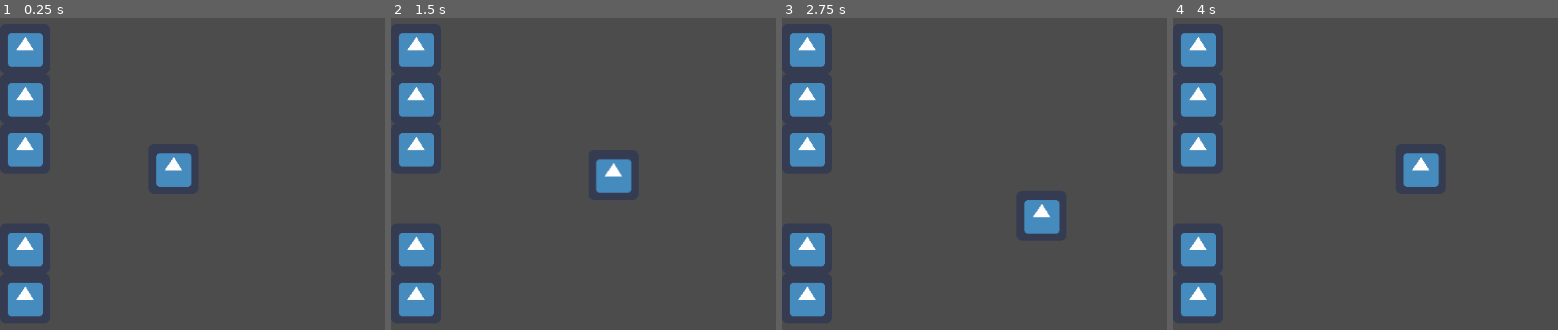
Above: before the commit, frames 1-4 (left to right).
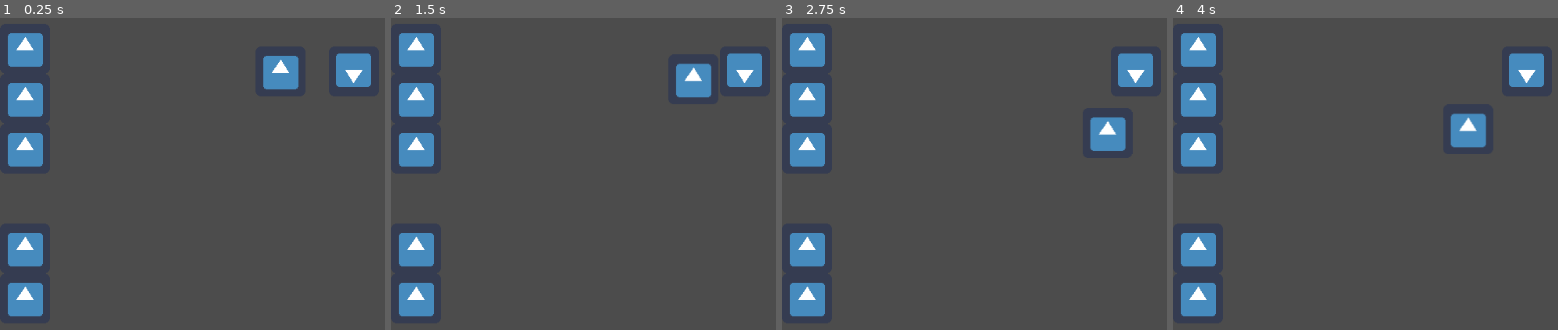
Above: after the commit, the same moments.

Repository: Baidadan67/Save-Wandering-Cats-Meow
Game: Godot game, scene res://Scene/Outside/OutsideRoom.tscn
The game is run twice, just before and just after one commit, with the same random seed, the same clock (stepped at 60 frames per second) and the same inputs. The engine's default icon, where the game draws it, is replaced by a stand-in: a white triangle on a blue panel in a dark square.
Inputs:
- Up to frame 1 (0.25 s): no input
- Up to frame 2 (1.5 s): tap Enter (ui_accept) at 0.5, 1.35 s; hold Right (ui_right) 0.53-1.28 s; hold Enter (ui_accept) 0.53-1.28 s; hold Down (ui_down) from 1.28 s (still down)
- Up to frame 3 (2.75 s): tap Enter (ui_accept) at 1.52, 1.82 s; release Down (ui_down) at 2.03 s; hold Right (ui_right) from 2.03 s (still down); hold Enter (ui_accept) from 2.03 s (still down)
- Up to frame 4 (4 s): release Right (ui_right) at 2.78 s; release Enter (ui_accept) at 2.78 s; hold Up (ui_up) 2.78-3.53 s; tap Enter (ui_accept) at 2.85, 3.02, 3.32 s; hold Left (ui_left) from 3.53 s (still down); hold Enter (ui_accept) from 3.53 s (still down)

The runs differ from the first frame. In frame 1, 3.0% of the frame differs, in the area x 40-97%, y 11-55%; in frame 2, 3.0%, in the area x 53-97%, y 11-57%; in frame 3, 3.0%; in frame 4, 3.0%.

Commit message:
Edit cat and player

Diff:
--- a/project/Scene/Outside/Cat.tscn
+++ /dev/null
@@ -1,32 +0,0 @@
-[gd_scene load_steps=6 format=2]
-
-[ext_resource path="res://Script/Cat.gd" type="Script" id=1]
-[ext_resource path="res://Sprite/icon.png" type="Texture" id=2]
-[ext_resource path="res://Scene/Outside/wanderController.gd" type="Script" id=3]
-
-[sub_resource type="CapsuleShape2D" id=1]
-radius = 38.0
-height = 28.0
-
-[sub_resource type="CapsuleShape2D" id=2]
-radius = 51.0
-height = 40.0
-
-[node name="Cat" type="Node2D"]
-script = ExtResource( 1 )
-
-[node name="CatOutdoor" type="KinematicBody2D" parent="."]
-
-[node name="Sprite" type="Sprite" parent="CatOutdoor"]
-texture = ExtResource( 2 )
-
-[node name="CollisionShape2D" type="CollisionShape2D" parent="CatOutdoor"]
-shape = SubResource( 1 )
-
-[node name="CatchArea" type="Area2D" parent="CatOutdoor"]
-
-[node name="CollisionShape2D" type="CollisionShape2D" parent="CatOutdoor/CatchArea"]
-shape = SubResource( 2 )
-
-[node name="wanderController" type="Node2D" parent="CatOutdoor"]
-script = ExtResource( 3 )
--- /dev/null
+++ b/project/Scene/Outside/CatOutdoor.tscn
@@ -0,0 +1,31 @@
+[gd_scene load_steps=6 format=2]
+
+[ext_resource path="res://Script/CatOutdoor.gd" type="Script" id=1]
+[ext_resource path="res://Sprite/icon.png" type="Texture" id=2]
+[ext_resource path="res://Scene/Outside/wanderController.gd" type="Script" id=3]
+
+[sub_resource type="CapsuleShape2D" id=2]
+radius = 51.0
+height = 40.0
+
+[sub_resource type="CapsuleShape2D" id=1]
+radius = 38.0
+height = 28.0
+
+[node name="CatOutdoor" type="KinematicBody2D"]
+script = ExtResource( 1 )
+
+[node name="Sprite" type="Sprite" parent="."]
+rotation = 3.14159
+texture = ExtResource( 2 )
+
+[node name="CatchArea" type="Area2D" parent="."]
+
+[node name="CollisionShape2D" type="CollisionShape2D" parent="CatchArea"]
+shape = SubResource( 2 )
+
+[node name="wanderController" type="Node2D" parent="."]
+script = ExtResource( 3 )
+
+[node name="CollisionShape2D" type="CollisionShape2D" parent="."]
+shape = SubResource( 1 )
--- a/project/Scene/Outside/OutsideRoom.tscn
+++ b/project/Scene/Outside/OutsideRoom.tscn
@@ -1,11 +1,15 @@
-[gd_scene load_steps=3 format=2]
+[gd_scene load_steps=4 format=2]
 
 [ext_resource path="res://Scene/Outside/ObstacleGenerator.tscn" type="PackedScene" id=1]
 [ext_resource path="res://Scene/Outside/Player.tscn" type="PackedScene" id=2]
+[ext_resource path="res://Scene/Outside/CatOutdoor.tscn" type="PackedScene" id=3]
 
 [node name="OutsideRoom" type="Node2D"]
 
 [node name="ObstacleGenerator" parent="." instance=ExtResource( 1 )]
 
-[node name="Player" parent="ObstacleGenerator" instance=ExtResource( 2 )]
-position = Vector2( 218, 312 )
+[node name="Player" parent="." instance=ExtResource( 2 )]
+position = Vector2( 355, 187 )
+
+[node name="Cat" parent="." instance=ExtResource( 3 )]
+position = Vector2( 453, 189 )
--- a/project/Script/Player.gd
+++ b/project/Script/Player.gd
@@ -5,8 +5,9 @@
 const FRICTION = 500
 var velocity = Vector2.ZERO
 var times = 0
-var pro = [0.3, 0.5]
+var pro = [0.3, 0.5, 1]
 var capture = false
+var counter = 50
 
 func _physics_process(delta):
 	var input_vector = Vector2.ZERO
@@ -20,26 +21,18 @@
 		velocity = velocity. move_toward(Vector2.ZERO, FRICTION * delta)
 	velocity = move_and_slide(velocity)
 
-	# 碰撞不同物体同时计数不同
-	if Input.get_action_strength("ui_accept"):
-		for i in get_slide_count():
-			var collision = get_slide_collision(i)
-			if collision.collider.name == "tree":
-				times += get_slide_count()
-
 	for i in get_slide_count():
 			var collision = get_slide_collision(i)
-			if collision.collider.name == "tree":
-				if Input.get_action_strength("ui_accept") and times==5 :
-					print(times)
-					if randf() <= pro[0]:
+			# print(collision.collider.name)
+			if collision.collider.name == "Cat" and counter == 50:
+				if Input.get_action_strength("ui_accept"):
+					if randf() <= pro[times]:
 						print("caputure")
 					else:
 						print("fail")
-				elif  Input.get_action_strength("ui_accept") and times ==12:
-					if randf() <= pro[1]:
-						print("caputure")
-					else:
-						print("fail")
-				elif Input.get_action_strength("ui_accept") and times== 40:
-						print("capture")
+					times += 1
+					print(times)
+					counter = 0
+
+	if counter < 50:
+		counter += 1
Renamed: project/Script/Cat.gd -> project/Script/CatOutdoor.gd
